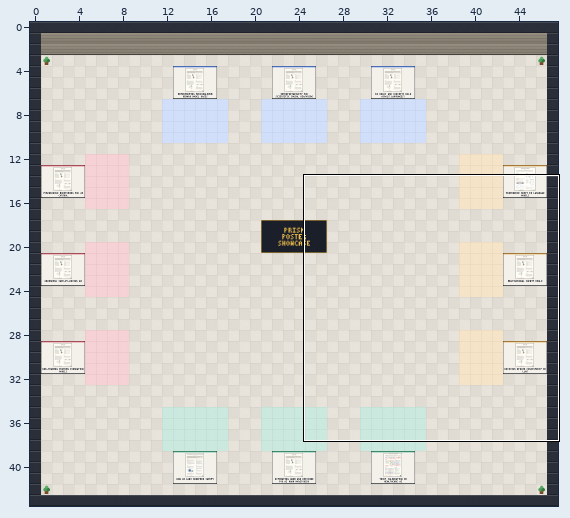
Level history. Tiled map (JSON): maps/hall.tmj. The picture above shows the old version from afar; the outline marks the close-up.
Close-up. Before the edit:
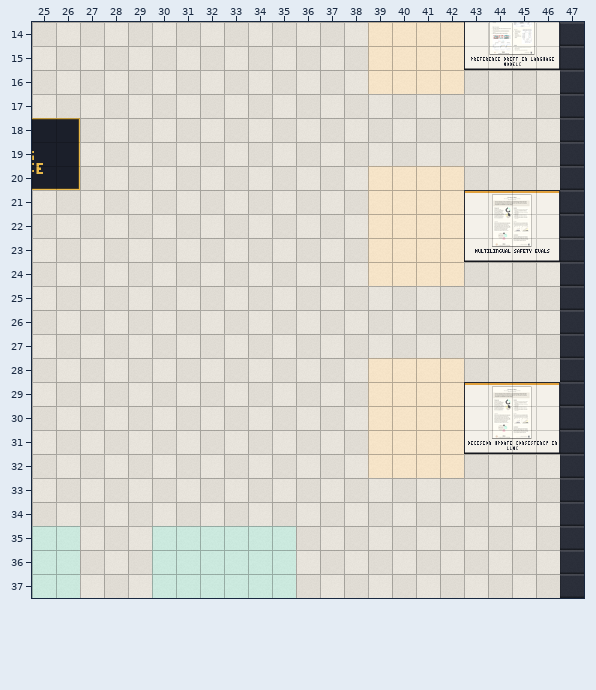
Cells are 32x32 px. Shown: x 25..47, y 14..37. The commit also changed other parts of the map, which this record leaves out.
The result:
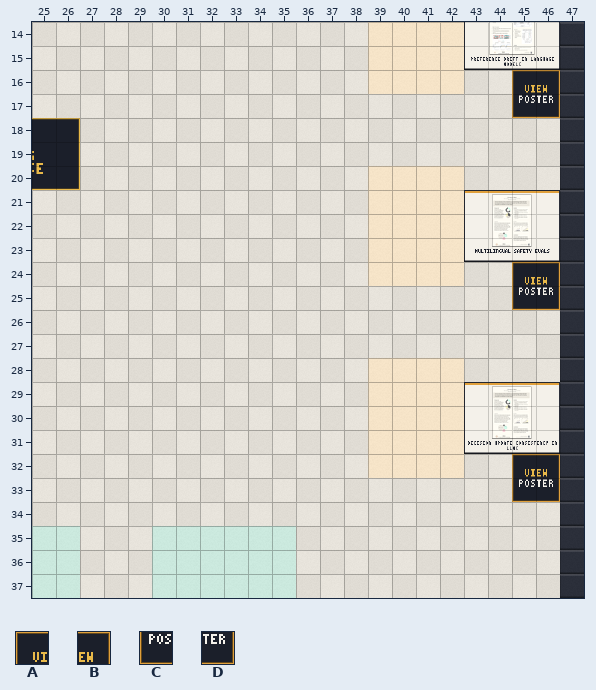
Key: from "prism": A 47, B 48, C 49, D 50.
_ is an empty cell.
Changes in this commit:
{"where": "layer \"props\""}
{"y":16,"x":45,"old":"__","new":"AB"}
{"y":17,"x":45,"old":"__","new":"CD"}
{"y":24,"x":45,"old":"__","new":"AB"}
{"y":25,"x":45,"old":"__","new":"CD"}
{"y":32,"x":45,"old":"__","new":"AB"}
{"y":33,"x":45,"old":"__","new":"CD"}
